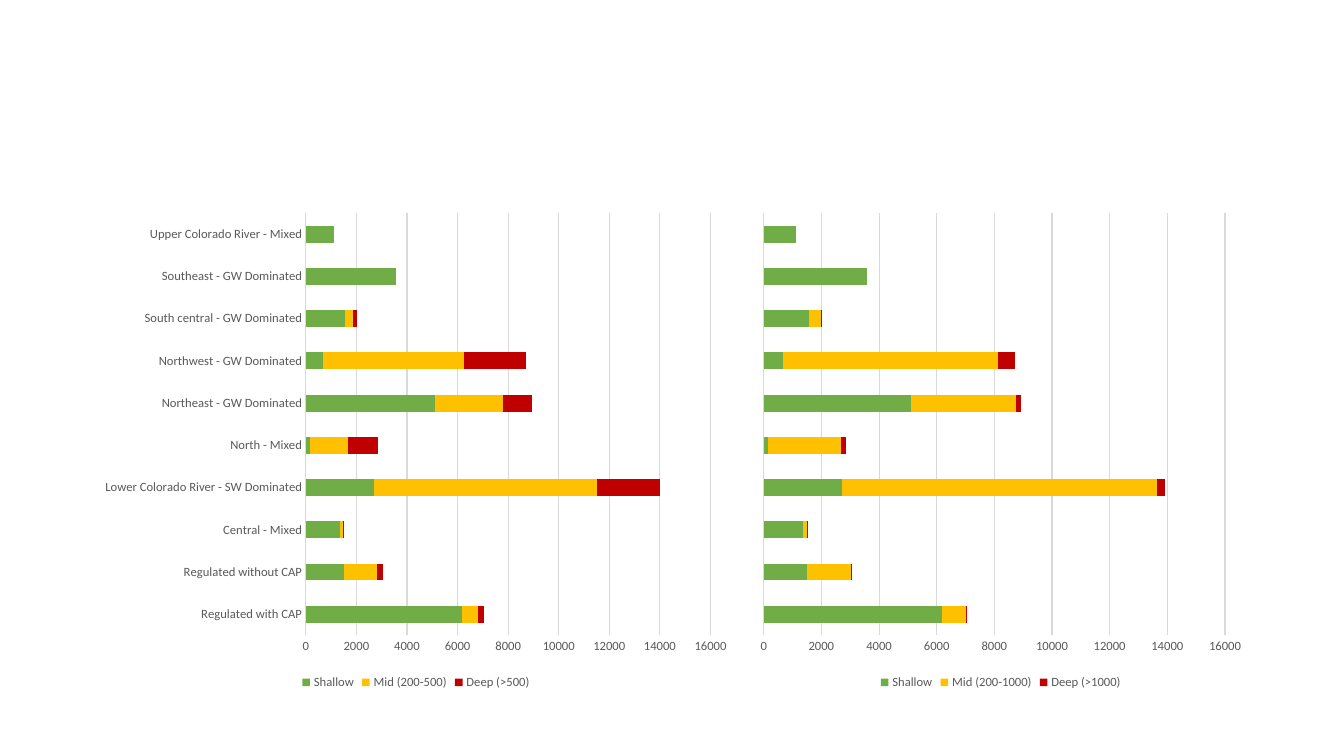
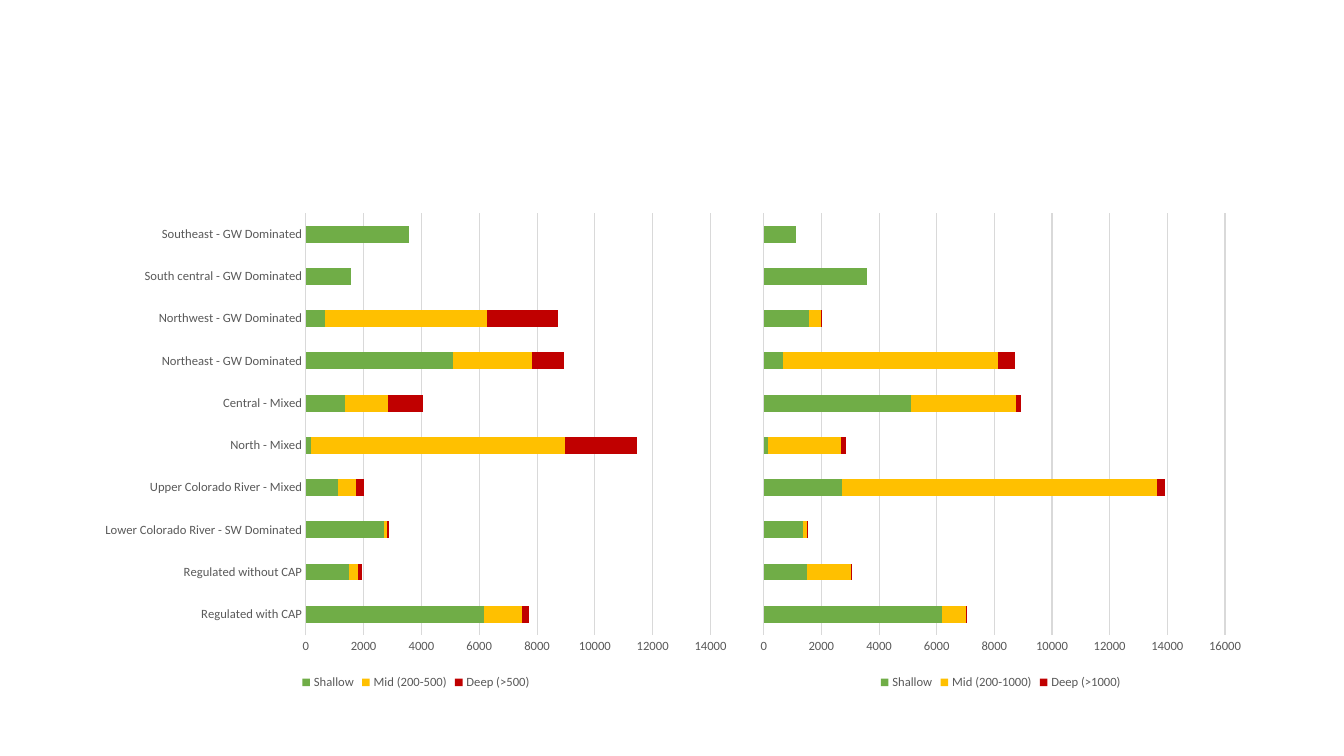
Before and after one commit to dtadych/AzGwDrought_SpatialAnalysis, a slide deck: slide 10 of MergedData/Output_files/Preliminary_Plots.pptx (slide 6 before the commit). Drawn at 1344x756 pixels with LibreOffice and Linux fonts; fonts in the diff are those of the drawing. Boxes give left, top, right and bottom in pixels: in the first picture for what was removed or moved away, otherwise in the second. Text is boxed around its words. In the diff, an @@ line names an element or a change of style, - is before the commit and + after.

```diff
--- a/MergedData/Output_files/Preliminary_Plots.pptx
+++ b/MergedData/Output_files/Preliminary_Plots.pptx
@@ bar stacked chart at (93,204,740,695) @@
-categories: Regulated with CAP, Regulated without CAP, Central - Mixed, Lower Colorado River - SW Dominated, North - Mixed, Northeast - GW Dominated, Northwest - GW Dominated, South central - GW Dominated, Southeast - GW Dominated, Upper Colorado River - Mixed
+categories: Regulated with CAP, Regulated without CAP, Lower Colorado River - SW Dominated, Upper Colorado River - Mixed, North - Mixed, Central - Mixed, Northeast - GW Dominated, Northwest - GW Dominated, South central - GW Dominated, Southeast - GW Dominated
-Shallow: 6200, 1500, 1400, 2700, 200, 5100, 700, 1600, 3600, 1100
+Shallow: 6200, 1500, 2700, 1100, 200, 1400, 5100, 700, 1600, 3600
-Mid (200-500): 600, 1300, 100, 8800, 1500, 2700, 5600, 300
+Mid (200-500): 1300, 300, 100, 600, 8800, 1500, 2700, 5600
-Deep (>500): 300, 300, 100, 2500, 1200, 1100, 2400, 200
+Deep (>500): 300, 200, 100, 300, 2500, 1200, 1100, 2400
```
Also in this commit, not shown: 9 slides added, 2 other files.
